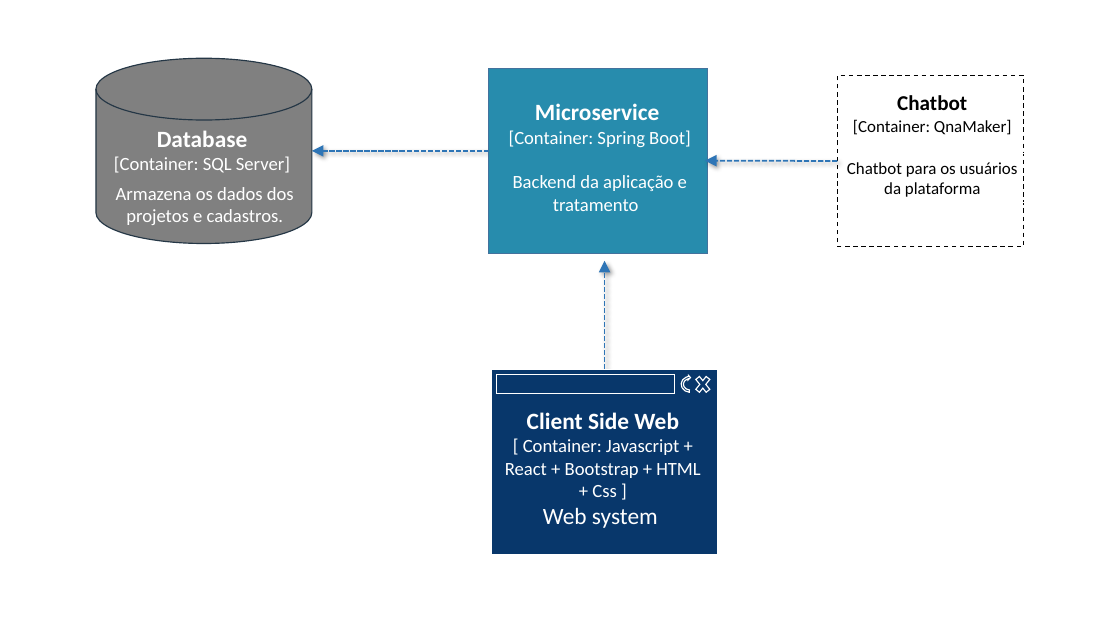
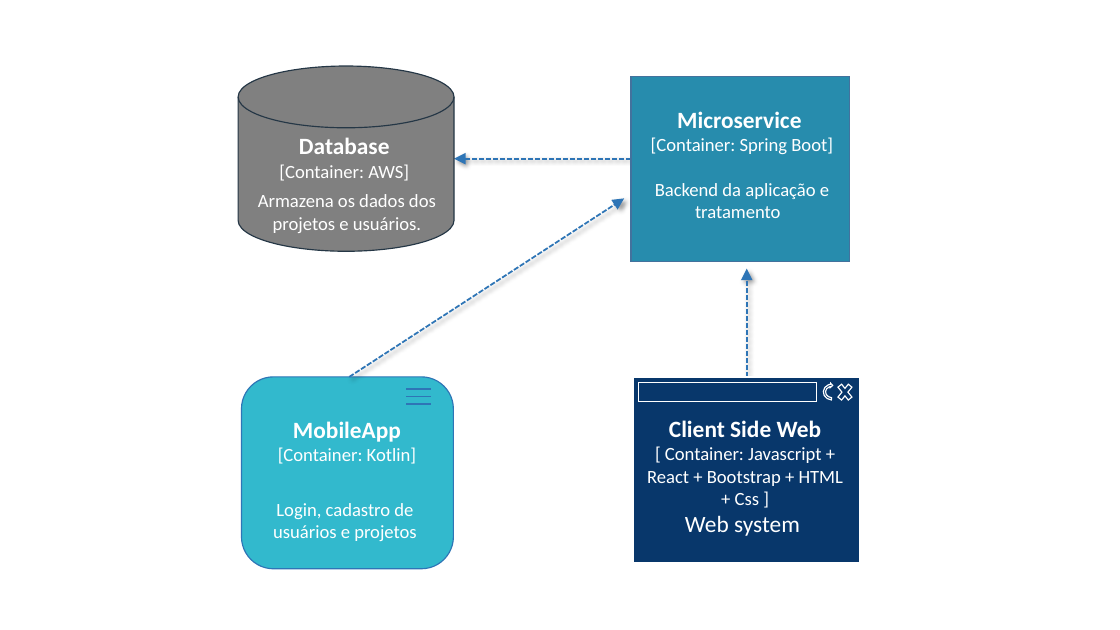
Before and after one commit to Caio-Elcio/2WORK-Mobile, a slide deck: slide 3 of Documentos/Arquitetura/Arquitetura.pptx (slide 1 before the commit). Drawn at 1120x630 pixels with LibreOffice and Linux fonts; fonts in the diff are those of the drawing. Boxes give left, top, right and bottom in pixels: in the first picture for what was removed or moved away, otherwise in the second. Text is boxed around its words. In the diff, an @@ line names an element or a change of style, - is before the commit and + after.

```diff
--- a/Documentos/Arquitetura/Arquitetura.pptx
+++ b/Documentos/Arquitetura/Arquitetura.pptx
@@ rectangle removed at (838, 76, 1024, 246) @@
@@ text removed at (853, 95, 1012, 135) @@
-Chatbot
-[Container: QnaMaker]
@@ text "Database": place and size @@
-text "Database" at (114, 130, 290, 173)
+text "Database" at (279, 137, 409, 181)
@@ text at (279, 164, 409, 181): text changed @@
-[Container: SQL Server]
+[Container: AWS]
@@ arrow removed from (838, 161) to (705, 160) @@
@@ rectangle removed at (832, 154, 1033, 203) @@
-Chatbot para os usuários da plataforma
@@ text at (258, 194, 436, 233): text changed @@
-Armazena os dados dos projetos e cadastros.
+Armazena os dados dos projetos e usuários.
@@ arrow added from (350, 377) to (624, 198), #2E75B6 1.5 pt dashed @@
@@ 2 texts, 2 arrows, 2 rectangles, 1 cross, 1 cylinder: place and size @@
-2 texts, 2 arrows, 2 rectangles, 1 cross, 1 cylinder at (96, 58, 713, 528)
+2 texts, 2 arrows, 2 rectangles, 1 cross, 1 cylinder at (238, 66, 855, 536)
@@ rectangle: place and size @@
-rectangle at (492, 370, 718, 555)
+rectangle at (634, 377, 860, 562)
@@ circular arrow: place and size @@
-circular arrow at (680, 375, 702, 395)
+circular arrow at (822, 382, 843, 402)
@@ group added at (242, 377, 454, 570): 3 lines, 2 texts, 1 rounded rectangle @@
+MobileApp
+[Container: Kotlin]
+Login, cadastro de usuários e projetos
```
Also in this commit, not shown: 2 other slides changed, 1 slide added.
